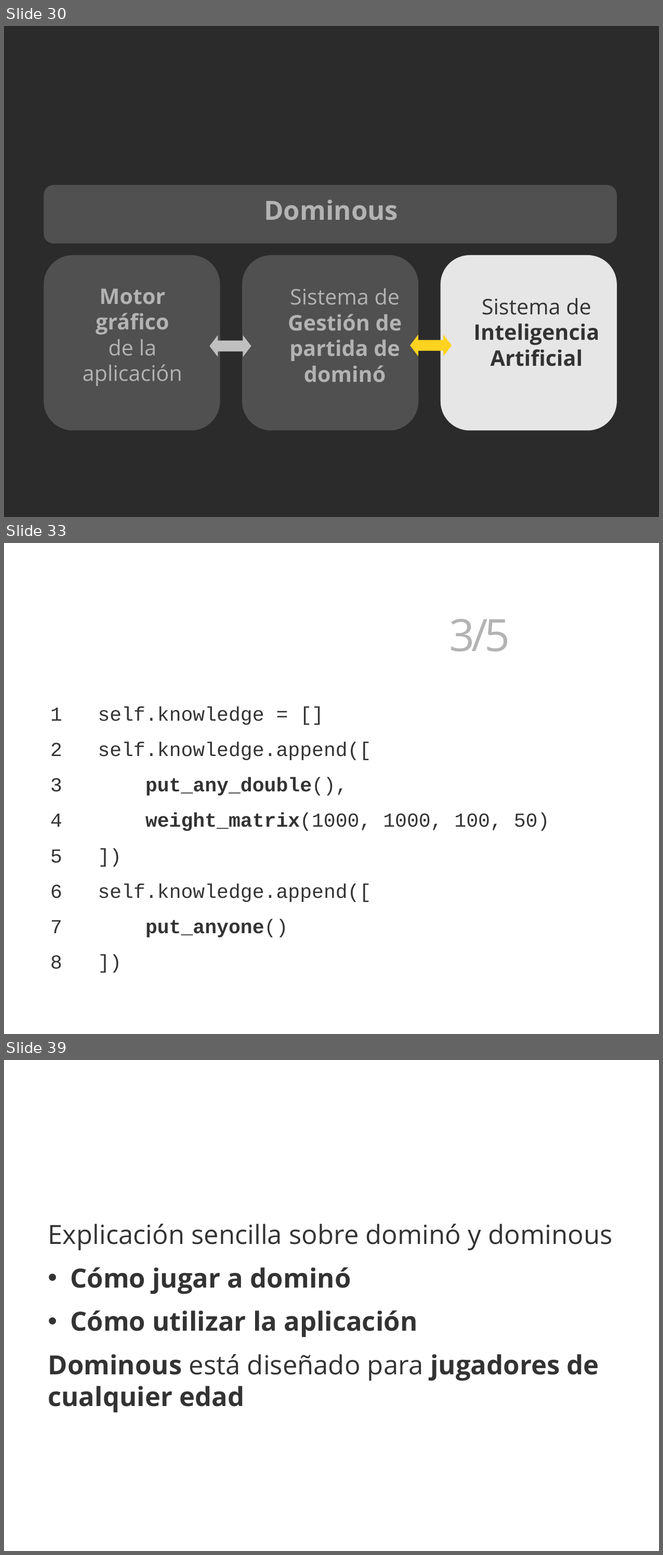
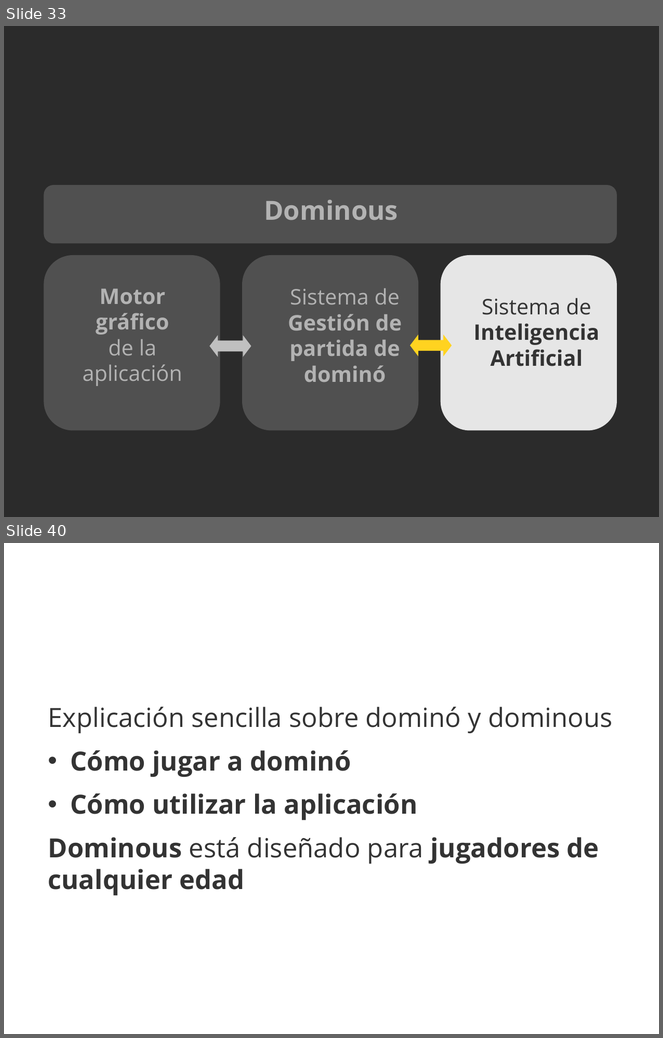
Before and after one commit to 3oheme/dominous, a slide deck: docs/presentacion/presentacion.odp. Shown one above the other, each under a label of ours: slides 30, 33 and 39 before the commit, slides 33 and 40 after it; the slides between them are not shown. The pictures are 663x1555 and 663x1038 pixels, drawn with LibreOffice and Linux fonts; fonts in the diff are those of the drawing; background and template pictures are left out; a plain dark background stands for a picture behind light text. Boxes give left, top, right and bottom in pixels: in the first picture for what was removed or moved away, otherwise in the second. Text is boxed around its words. In the diff, an @@ line names an element or a change of style, - is before the commit and + after.

```diff
--- a/docs/presentacion/presentacion.odp
+++ b/docs/presentacion/presentacion.odp
@@ slide 33 removed at (4,543,659,1034), background picture (left out) @@
@@ text removed at (450,619,510,652) @@
-Inteligencia Artificial 3/5
@@ text removed at (50,706,550,938) @@
-1 self.knowledge = []
-2 self.knowledge.append([
-3 put_any_double(),
-4 weight_matrix(1000, 1000, 100, 50)
-5 ])
-6 self.knowledge.append([
-7 put_anyone()
-8 ])
@@ what was slide 30 is now slide 33 @@
@@ what was slide 39 is now slide 40 @@
```
Also in this commit, not shown: 12 slides changed, 7 slides added, 5 other slides removed.
